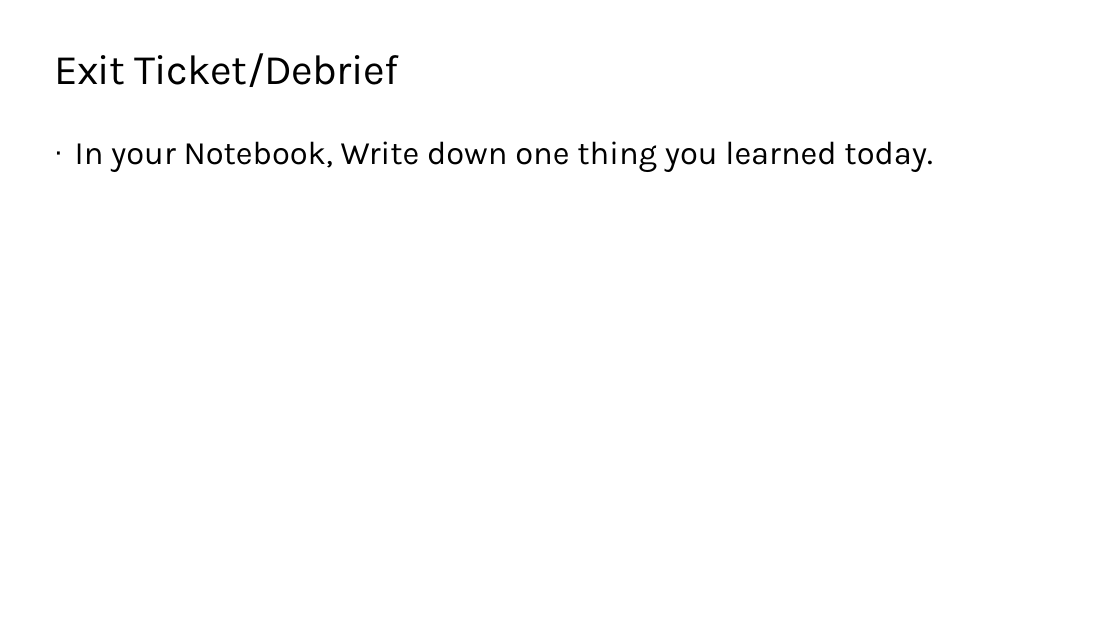
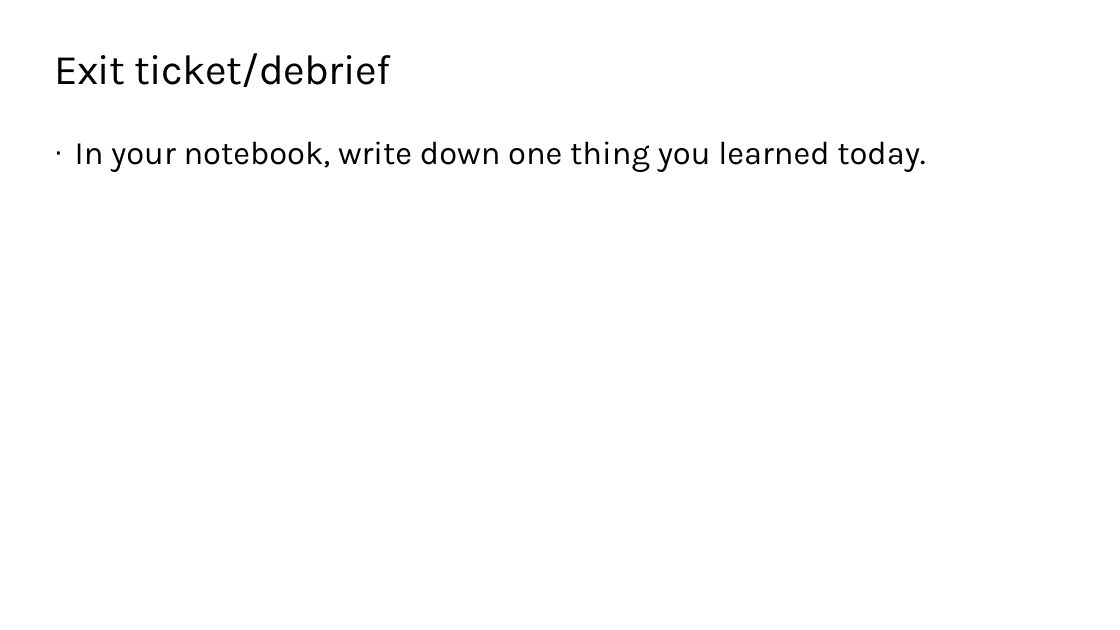
Before and after one commit to TEALSK12/2nd-semester-introduction-to-computer-science, a slide deck: slide 16 of units/1_unit/slidedecks/Intro Python 1.04 TEALS.pptx. Drawn at 1120x630 pixels with LibreOffice and Linux fonts; fonts in the diff are those of the drawing; background and template pictures are left out. Boxes give left, top, right and bottom in pixels: in the first picture for what was removed or moved away, otherwise in the second. Text is boxed around its words. In the diff, an @@ line names an element or a change of style, - is before the commit and + after.

```diff
--- a/units/1_unit/slidedecks/Intro Python 1.04 TEALS.pptx
+++ b/units/1_unit/slidedecks/Intro Python 1.04 TEALS.pptx
@@ title at bbox=[54, 53, 390, 87]: text changed @@
-Exit Ticket/Debrief
+Exit ticket/debrief
@@ text at bbox=[75, 141, 925, 172]: text changed @@
-· In your Notebook, Write down one thing you learned today.
+· In your notebook, write down one thing you learned today.
```
Also in this commit, not shown: 12 other slides changed.
